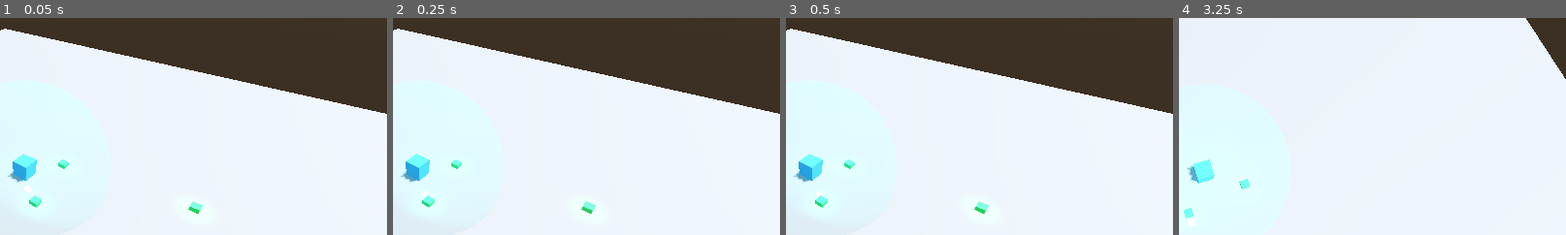
Above: before the commit, frames 1-4 (left to right).
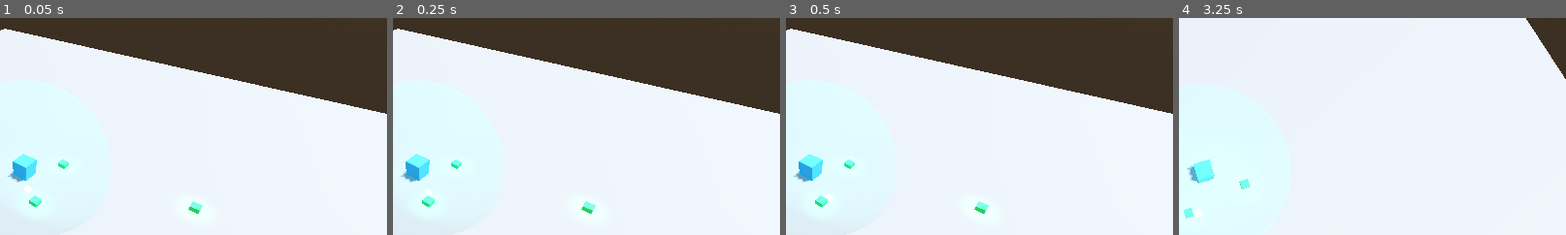
Above: after the commit, the same moments.

Repository: peterlavey/immanent
Game: Godot game, scene res://src/core/World.tscn
Two runs of this game, one before a commit and one after it. Both use one fixed random seed, a clock stepped at 60 frames per second and the inputs below.
Inputs (mouse positions are % of the whole screen's width and height, from its top left):
- Up to frame 1 (0.05 s): no input
- Up to frame 2 (0.25 s): no input
- Up to frame 3 (0.5 s): no input
- Up to frame 4 (3.25 s): tap Enter at 0.5, 2 s; move the mouse to (72, 45) at 0.52 s; click (72, 45) at 0.67 s; tap Space at 1.25, 2.75 s; drag from (30, 55) to (45, 70) at 1.27 s; move the mouse to (60, 28) at 2.02 s; click (60, 28) at 2.17 s; drag from (45, 70) to (20, 35) at 2.77 s
The pictures show only the part of the screen within x 47-97%, y 14-64%; the shares and areas given below are measured in that part.

The runs differ from the first frame. In frame 1, less than 0.1% of the frame differs, in the area x 6-9%, y 77-79%; in frame 2, less than 0.1%; in frame 3, less than 0.1%; in frame 4, 0.1%, in the area x 2-7%, y 87-97%.

Commit message:
Implement Genezis G2 entity: Add fusion mechanics, protective AI, and visual representation; update HUD and upgrade menu for G1-to-G2 transitions

Diff:
--- a/src/core/World.tscn
+++ b/src/core/World.tscn
@@ -3,10 +3,11 @@
 [ext_resource type="Script" path="res://src/core/WorldManager.gd" id="1_script"]
 [ext_resource type="PackedScene" uid="uid_data_spot" path="res://src/entities/DataSpot.tscn" id="2_data_spot"]
 [ext_resource type="PackedScene" uid="uid_genezis" path="res://src/entities/Genezis.tscn" id="3_genezis"]
-[ext_resource type="Script" path="res://src/core/TimeManager.gd" id="4_time_manager"]
-[ext_resource type="Script" path="res://src/core/Camera.gd" id="5_camera_script"]
-[ext_resource type="PackedScene" uid="uid_core" path="res://src/core/Core.tscn" id="6_core_scene"]
-[ext_resource type="PackedScene" uid="uid_hud" path="res://src/ui/HUD.tscn" id="7_hud_scene"]
+[ext_resource type="PackedScene" path="res://src/entities/GenezisG2.tscn" id="4_genezis_g2"]
+[ext_resource type="Script" path="res://src/core/TimeManager.gd" id="5_time_manager"]
+[ext_resource type="Script" path="res://src/core/Camera.gd" id="6_camera_script"]
+[ext_resource type="PackedScene" uid="uid_core" path="res://src/core/Core.tscn" id="7_core_scene"]
+[ext_resource type="PackedScene" uid="uid_hud" path="res://src/ui/HUD.tscn" id="8_hud_scene"]
 
 [sub_resource type="ProceduralSkyMaterial" id="ProceduralSkyMaterial_1"]
 sky_horizon_color = Color(0.64625, 0.65575, 0.67075, 1)
@@ -25,9 +26,10 @@
 script = ExtResource("1_script")
 data_spot_scene = ExtResource("2_data_spot")
 genezis_scene = ExtResource("3_genezis")
+genezis_g2_scene = ExtResource("4_genezis_g2")
 
 [node name="TimeManager" type="Node" parent="." groups=["time_manager"]]
-script = ExtResource("4_time_manager")
+script = ExtResource("5_time_manager")
 
 [node name="WorldEnvironment" type="WorldEnvironment" parent="."]
 environment = SubResource("Environment_1")
--- a/src/core/WorldManager.gd
+++ b/src/core/WorldManager.gd
@@ -2,9 +2,12 @@
 
 signal data_spot_spawned(spot: Node3D)
 signal genezis_spawned(genezis: CharacterBody3D)
+signal genezis_g2_spawned(genezis: CharacterBody3D)
+signal genezis_removed
 
 @export var data_spot_scene: PackedScene
 @export var genezis_scene: PackedScene
+@export var genezis_g2_scene: PackedScene
 @export var spawn_radius: float = 20.0
 @export var min_spawn_distance: float = 5.0
 @export var initial_spots: int = 5
@@ -35,6 +38,38 @@
 
 func spawn_extra_genezis() -> void:
 	_spawn_genezis()
+
+func fuse_genezis() -> void:
+	var g1_beings = get_tree().get_nodes_in_group("genezis")
+	if g1_beings.size() >= 5: # Require at least 5 G1s (4 to fuse, 1 to keep)
+		# Take 4 G1s
+		var to_fuse = []
+		for i in range(4):
+			to_fuse.append(g1_beings[i])
+
+		# Average position
+		var avg_pos = Vector3.ZERO
+		for g in to_fuse:
+			avg_pos += g.global_position
+		avg_pos /= 4.0
+
+		# Remove G1s
+		for g in to_fuse:
+			g.remove_from_group("genezis")
+			g.queue_free()
+
+		genezis_removed.emit()
+
+		# Spawn G2
+		_spawn_genezis_g2(avg_pos)
+		print("Fusion complete: 4 G1 fused into 1 G2.")
+
+func _spawn_genezis_g2(pos: Vector3) -> void:
+	if not genezis_g2_scene: return
+	var g2 = genezis_g2_scene.instantiate()
+	add_child(g2)
+	g2.global_position = pos
+	genezis_g2_spawned.emit(g2)
 
 func _spawn_initial_data_spots() -> void:
 	var core = get_tree().get_first_node_in_group("core")
--- a/src/entities/Genezis.gd
+++ b/src/entities/Genezis.gd
@@ -104,6 +104,7 @@
 
 func get_stats() -> Dictionary:
 	return {
+		"type": "Genezis G1",
 		"speed": move_speed,
 		"capacity": carry_capacity,
 		"extraction": extraction_rate,
--- /dev/null
+++ b/src/entities/GenezisG2.gd
@@ -0,0 +1,79 @@
+extends CharacterBody3D
+
+signal selected(genezis: CharacterBody3D)
+
+enum State { PATROL, PROTECT_CORE, PROTECT_G1, INTERCEPT_THREAT }
+
+@export var move_speed: float = 8.0
+@export var patrol_radius: float = 15.0
+
+var current_state: State = State.PATROL
+var core_node: Node3D = null
+var target_to_protect: Node3D = null
+var patrol_target: Vector3 = Vector3.ZERO
+var _wait_timer: float = 0.0
+
+func _ready() -> void:
+	add_to_group("genezis_g2")
+	# Find core
+	var cores = get_tree().get_nodes_in_group("core")
+	if cores.size() > 0:
+		core_node = cores[0]
+
+	_set_new_patrol_target()
+
+func _physics_process(delta: float) -> void:
+	match current_state:
+		State.PATROL:
+			if global_position.distance_to(patrol_target) < 1.0:
+				_wait_timer += delta
+				if _wait_timer > 2.0:
+					_set_new_patrol_target()
+					_wait_timer = 0.0
+			else:
+				move_towards(patrol_target, delta)
+
+		State.PROTECT_CORE:
+			if is_instance_valid(core_node):
+				var target_pos = core_node.global_position + Vector3(0, 2, 0)
+				move_towards(target_pos, delta)
+
+		State.PROTECT_G1:
+			if is_instance_valid(target_to_protect):
+				var target_pos = target_to_protect.global_position + Vector3(0, 1.5, 0)
+				move_towards(target_pos, delta)
+			else:
+				current_state = State.PATROL
+
+func _set_new_patrol_target() -> void:
+	var center = Vector3.ZERO
+	if is_instance_valid(core_node):
+		center = core_node.global_position
+
+	var angle = randf() * TAU
+	var dist = randf() * patrol_radius
+	patrol_target = center + Vector3(cos(angle) * dist, 2.0, sin(angle) * dist)
+
+func move_towards(target_pos: Vector3, delta: float) -> void:
+	var direction = (target_pos - global_position).normalized()
+	velocity = direction * move_speed
+	if direction != Vector3.ZERO:
+		var look_target = global_position + direction
+		look_at(look_target, Vector3.UP)
+	move_and_slide()
+
+func get_stats() -> Dictionary:
+	return {
+		"type": "Genezis G2",
+		"speed": move_speed,
+		"extraction": 0,
+		"capacity": 0,
+		"load": 0,
+		"state": State.keys()[current_state]
+	}
+
+func _input_event(_camera: Camera3D, event: InputEvent, _position: Vector3, _normal: Vector3, _shape_idx: int) -> void:
+	if event is InputEventMouseButton:
+		if event.button_index == MOUSE_BUTTON_LEFT and event.pressed:
+			selected.emit(self)
+			get_viewport().set_input_as_handled()
--- /dev/null
+++ b/src/entities/GenezisG2.tscn
@@ -0,0 +1,31 @@
+[gd_scene load_steps=5 format=3]
+
+[ext_resource type="Script" path="res://src/entities/GenezisG2.gd" id="1_script"]
+
+[sub_resource type="StandardMaterial3D" id="StandardMaterial3D_1"]
+albedo_color = Color(0.1, 0.6, 1.0, 1.0)
+emission_enabled = true
+emission = Color(0.0, 0.3, 0.8, 1.0)
+emission_energy_multiplier = 2.0
+
+[sub_resource type="BoxMesh" id="BoxMesh_1"]
+size = Vector3(1.2, 1.2, 1.2)
+
+[sub_resource type="BoxShape3D" id="BoxShape3D_1"]
+size = Vector3(1.2, 1.2, 1.2)
+
+[node name="GenezisG2" type="CharacterBody3D"]
+input_ray_pickable = true
+script = ExtResource("1_script")
+
+[node name="MeshInstance3D" type="MeshInstance3D" parent="."]
+mesh = SubResource("BoxMesh_1")
+surface_material_override/0 = SubResource("StandardMaterial3D_1")
+
+[node name="CollisionShape3D" type="CollisionShape3D" parent="."]
+shape = SubResource("BoxShape3D_1")
+
+[node name="OmniLight3D" type="OmniLight3D" parent="."]
+light_color = Color(0.1, 0.6, 1.0, 1.0)
+omni_range = 5.0
+omni_attenuation = 0.5
--- a/src/ui/GenezisStatsUI.gd
+++ b/src/ui/GenezisStatsUI.gd
@@ -7,12 +7,18 @@
 
 func display_stats(stats: Dictionary) -> void:
 	show()
-	var text = "Genezis Statistics\n"
+	var type_label = stats.get("type", "Genezis G1")
+	var text = "%s Statistics\n" % type_label
 	text += "------------------\n"
-	text += "Status: %s\n" % stats["state"]
-	text += "Speed: %.1f m/s\n" % stats["speed"]
-	text += "Extraction: %d B/s\n" % stats["extraction"]
-	text += "Load: %s / %s" % [format_bytes(stats["load"]), format_bytes(stats["capacity"])]
+	text += "Status: %s\n" % stats.get("state", "UNKNOWN")
+	text += "Speed: %.1f m/s\n" % stats.get("speed", 0.0)
+
+	if type_label == "Genezis G2":
+		text += "Role: Protection / Security\n"
+	else:
+		text += "Extraction: %d B/s\n" % stats.get("extraction", 0)
+		text += "Load: %s / %s" % [format_bytes(stats.get("load", 0)), format_bytes(stats.get("capacity", 0))]
+
 	stats_label.text = text
 
 func format_bytes(bytes: int) -> String:
--- a/src/ui/HUD.gd
+++ b/src/ui/HUD.gd
@@ -32,6 +32,7 @@
 	var world_manager = get_tree().get_first_node_in_group("world_manager")
 	if world_manager:
 		world_manager.genezis_spawned.connect(_on_genezis_spawned)
+		world_manager.genezis_g2_spawned.connect(_on_genezis_g2_spawned)
 
 	# Initial count
 	_update_genezis_count()
@@ -73,6 +74,10 @@
 			var world_manager = get_tree().get_first_node_in_group("world_manager")
 			if world_manager:
 				world_manager.spawn_extra_genezis()
+		"fusion":
+			var world_manager = get_tree().get_first_node_in_group("world_manager")
+			if world_manager:
+				world_manager.fuse_genezis()
 
 	# Refresh UI if a Genezis is selected
 	if selected_genezis and is_instance_valid(selected_genezis):
@@ -80,14 +85,26 @@
 
 func _update_genezis_count() -> void:
 	var count = get_tree().get_nodes_in_group("genezis").size()
-	genezis_count_label.text = "Genezis: %d" % count
+	var g2_count = get_tree().get_nodes_in_group("genezis_g2").size()
+
+	if g2_count > 0:
+		genezis_count_label.text = "Genezis: %d G1, %d G2" % [count, g2_count]
+	else:
+		genezis_count_label.text = "Genezis: %d" % count
 
 	# Re-connect signals for all Genezis beings to ensure new ones are included
 	for genezis in get_tree().get_nodes_in_group("genezis"):
 		if not genezis.selected.is_connected(_on_genezis_selected):
 			genezis.selected.connect(_on_genezis_selected)
 
+	for g2 in get_tree().get_nodes_in_group("genezis_g2"):
+		if not g2.selected.is_connected(_on_genezis_g2_selected):
+			g2.selected.connect(_on_genezis_g2_selected)
+
 func _on_genezis_spawned(_genezis: CharacterBody3D) -> void:
+	_update_genezis_count()
+
+func _on_genezis_g2_spawned(_genezis: CharacterBody3D) -> void:
 	_update_genezis_count()
 
 func _on_genezis_selected(genezis: CharacterBody3D) -> void:
@@ -97,6 +114,14 @@
 	if upgrade_menu:
 		upgrade_menu.set_mode(upgrade_menu.Mode.GENEZIS)
 		upgrade_menu.show()
+
+func _on_genezis_g2_selected(genezis: CharacterBody3D) -> void:
+	selected_genezis = genezis
+	if genezis_stats_ui:
+		genezis_stats_ui.display_stats(genezis.get_stats())
+	# G2 might have its own upgrade mode later, but for now Core mode is fine or just hide menu
+	if upgrade_menu:
+		upgrade_menu.hide()
 
 func _on_data_changed(amount: int) -> void:
 	data_label.text = "Data: " + format_bytes(amount)
--- a/src/ui/UpgradeMenu.gd
+++ b/src/ui/UpgradeMenu.gd
@@ -7,6 +7,7 @@
 @onready var capacity_button = $Panel/MarginContainer/VBoxContainer/CapacityButton
 @onready var fov_button = $Panel/MarginContainer/VBoxContainer/FOVButton
 @onready var genezis_count_button = $Panel/MarginContainer/VBoxContainer/GenezisCountButton
+@onready var fusion_button = Button.new()
 @onready var evolution_button = Button.new()
 @onready var title_label = $Panel/MarginContainer/VBoxContainer/Title
 
@@ -24,19 +25,31 @@
 	"capacity": 0,
 	"fov": 0,
 	"genezis_count": 0,
-	"evolution": 0
+	"evolution": 0,
+	"fusion": 0
 }
 
 func _ready() -> void:
 	core_node = get_tree().get_first_node_in_group("core")
 	if core_node:
 		core_node.data_changed.connect(_on_core_data_changed)
+
+	var world_manager = get_tree().get_first_node_in_group("world_manager")
+	if world_manager:
+		world_manager.genezis_spawned.connect(_on_genezis_population_changed)
+		world_manager.genezis_removed.connect(_on_genezis_population_changed)
 
 	# Setup evolution button
 	evolution_button.text = "Evolve Core"
 	evolution_button.pressed.connect(_on_evolution_button_pressed)
 	$Panel/MarginContainer/VBoxContainer.add_child(evolution_button)
 	$Panel/MarginContainer/VBoxContainer.move_child(evolution_button, $Panel/MarginContainer/VBoxContainer.get_child_count() - 3) # Above spacer
+
+	# Setup fusion button
+	fusion_button.text = "Fuse Genezis (4 G1 -> 1 G2)"
+	fusion_button.pressed.connect(_on_fusion_button_pressed)
+	$Panel/MarginContainer/VBoxContainer.add_child(fusion_button)
+	$Panel/MarginContainer/VBoxContainer.move_child(fusion_button, $Panel/MarginContainer/VBoxContainer.get_child_count() - 3)
 
 	_update_buttons()
 
@@ -77,9 +90,9 @@
 		_update_buttons()
 
 func _on_genezis_count_button_pressed() -> void:
-	if upgrade_levels["genezis_count"] >= get_max_level(): return
+	var g1_count = get_tree().get_nodes_in_group("genezis").size()
+	if g1_count >= (1 + get_max_level()): return
 	if core_node and core_node.spend_data(get_upgrade_cost("genezis_count")):
-		upgrade_levels["genezis_count"] += 1
 		upgrade_purchased.emit("genezis_count")
 		_update_buttons()
 
@@ -91,6 +104,14 @@
 		upgrade_purchased.emit("evolution")
 		_update_buttons()
 
+func _on_fusion_button_pressed() -> void:
+	var g1_count = get_tree().get_nodes_in_group("genezis").size()
+	if g1_count < 5: return
+
+	if core_node and core_node.spend_data(get_upgrade_cost("fusion")):
+		upgrade_purchased.emit("fusion")
+		_update_buttons()
+
 func _update_buttons() -> void:
 	if not core_node: return
 
@@ -100,6 +121,7 @@
 	fov_button.visible = current_mode == Mode.CORE
 	genezis_count_button.visible = current_mode == Mode.CORE
 	evolution_button.visible = current_mode == Mode.CORE
+	fusion_button.visible = current_mode == Mode.CORE
 
 	_update_button_text(speed_button, "speed", "Upgrade Speed")
 	_update_button_text(extraction_button, "extraction", "Upgrade Extraction")
@@ -107,14 +129,21 @@
 	_update_button_text(fov_button, "fov", "Upgrade FOV")
 	_update_button_text(genezis_count_button, "genezis_count", "Spawn Genezis")
 	_update_button_text(evolution_button, "evolution", "Evolve Core")
+	_update_button_text(fusion_button, "fusion", "Fuse Genezis")
 
 func _on_core_data_changed(_new_data: int) -> void:
+	_update_buttons()
+
+func _on_genezis_population_changed(_genezis = null) -> void:
 	_update_buttons()
 
 func _update_button_text(button: Button, type: String, label: String) -> void:
 	if not button.visible: return
 
 	var level = upgrade_levels[type]
+	if type == "genezis_count":
+		level = max(0, get_tree().get_nodes_in_group("genezis").size() - 1)
+
 	var max_level = get_max_level()
 	if type == "evolution":
 		max_level = 1 # Only one evolution stage for now
@@ -125,7 +154,16 @@
 	else:
 		var cost = get_upgrade_cost(type)
 		button.text = "%s (Cost: %s)" % [label, format_bytes(cost)]
-		button.disabled = core_node.current_data < cost
+
+		var can_afford = core_node.current_data >= cost
+		var requirements_met = true
+		if type == "fusion":
+			var g1_count = get_tree().get_nodes_in_group("genezis").size()
+			requirements_met = g1_count >= 5
+			if not requirements_met:
+				button.text = "%s (Requires 5 G1)" % label
+
+		button.disabled = not (can_afford and requirements_met)
 
 func get_max_level() -> int:
 	if upgrade_levels["evolution"] > 0:
@@ -143,8 +181,17 @@
 		"fov": base_cost = 100
 		"genezis_count": base_cost = 250
 		"evolution": base_cost = 1048576 # 1 MB to evolve
+		"fusion": base_cost = 524288 # 512 KB to fuse
 
 	var level = upgrade_levels.get(type, 0)
+	if type == "genezis_count":
+		level = max(0, get_tree().get_nodes_in_group("genezis").size() - 1)
+
+	if type == "fusion":
+		# Fusion cost also depends on how many G2s we already have?
+		# For now just use base_cost * multiplier^level
+		pass
+
 	return int(base_cost * pow(multiplier, level))
 
 func format_bytes(bytes: int) -> String:
Not shown: 1 places in src/core/World.tscn that only renumber resources
Not shown, added: src/entities/GenezisG2.gd.uid
Not shown, changed: docs/plan.md
Not shown, changed: docs/requirements.md
Not shown, changed: docs/tasks.md
